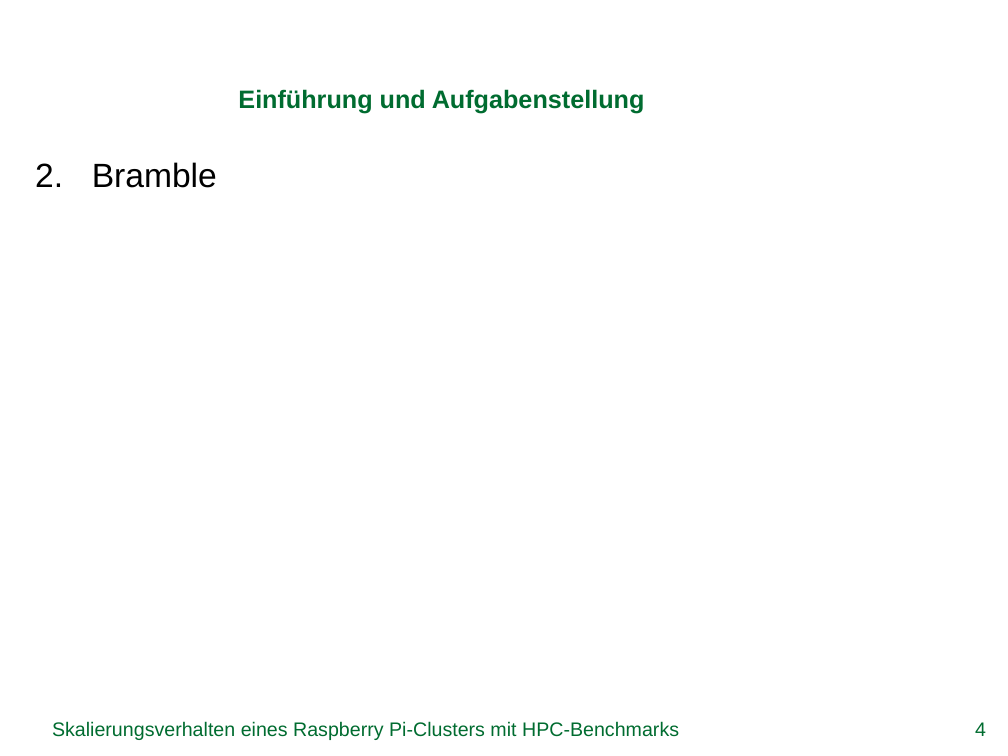
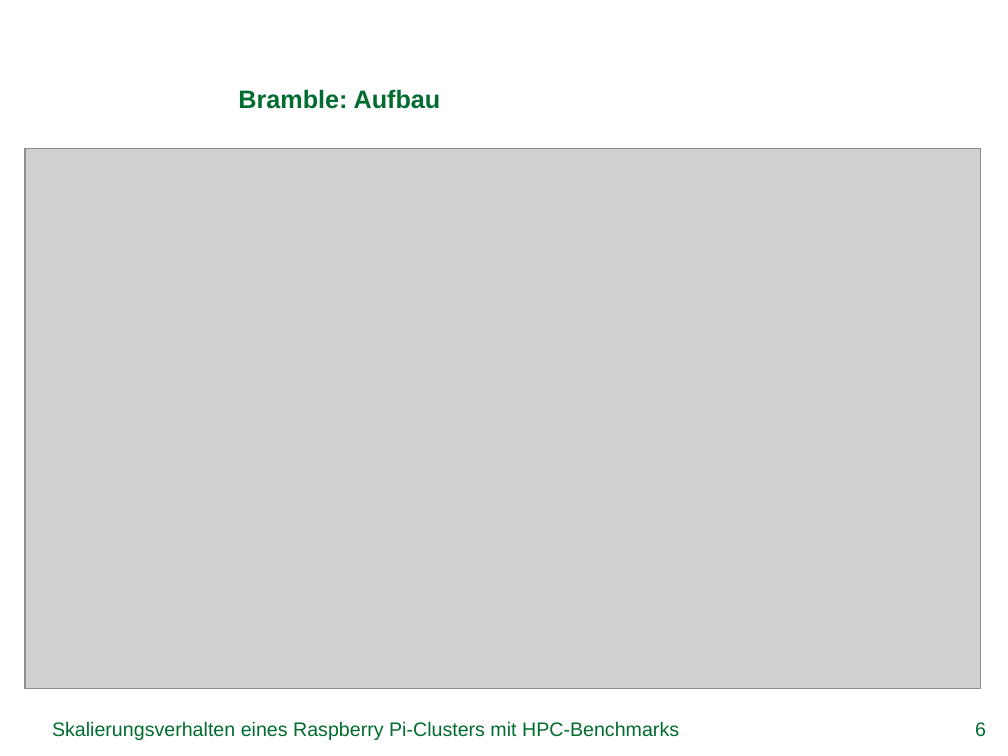
Before and after one commit to missgreenwood/bachelor-arbeit, a slide deck: slide 6 of Disputation/grei14.pptx (slide 4 before the commit). Drawn at 1008x756 pixels with LibreOffice and Linux fonts; fonts in the diff are those of the drawing; grey boxes stand for pictures; background and template pictures are left out. Boxes give left, top, right and bottom in pixels: in the first picture for what was removed or moved away, otherwise in the second. Text is boxed around its words. In the diff, an @@ line names an element or a change of style, - is before the commit and + after.

```diff
--- a/Disputation/grei14.pptx
+++ b/Disputation/grei14.pptx
@@ title at [238, 89, 441, 109]: text changed @@
-Einführung und Aufgabenstellung
+Bramble: Aufbau
@@ picture added at [25, 148, 981, 688] @@
@@ text removed at [92, 162, 217, 188] @@
-2. Bramble
@@ page number at [975, 722, 986, 737]: text changed @@
-4
+6
```
Also in this commit, not shown: 2 other slides changed, 7 slides added, 2 other files.
